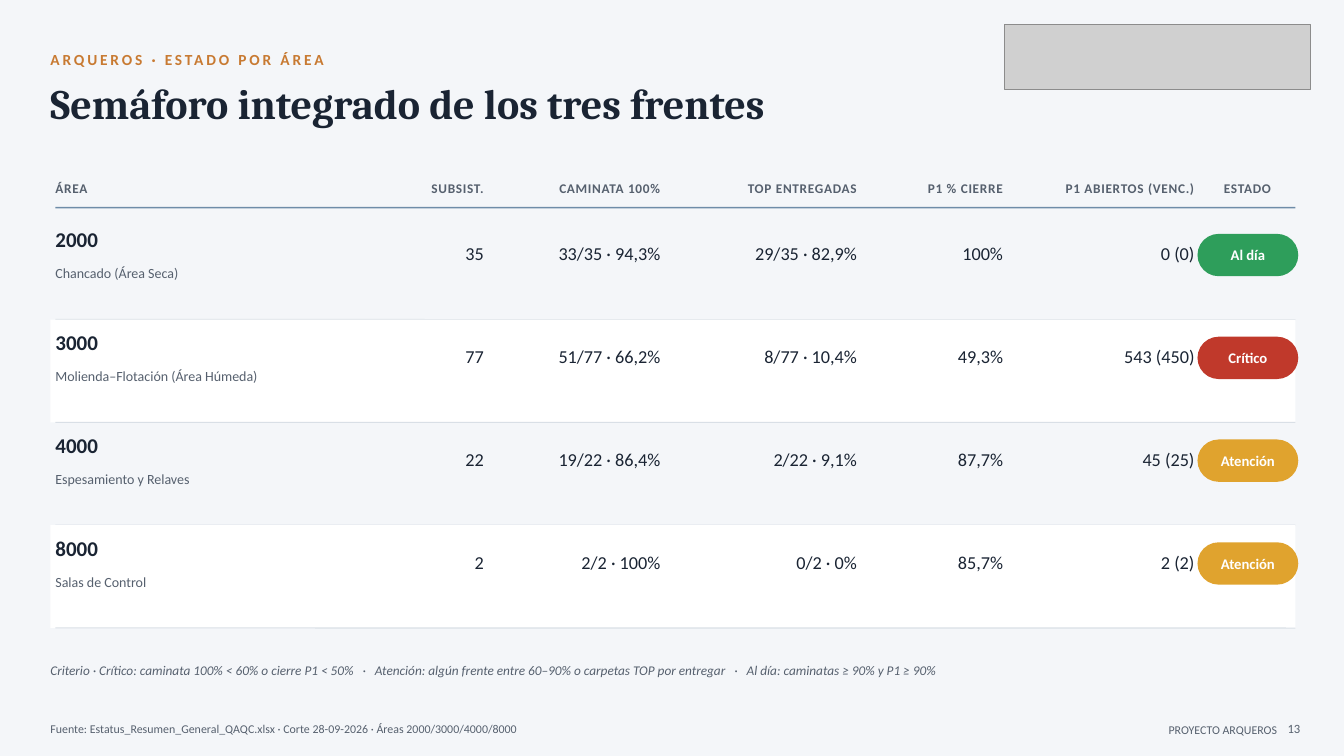
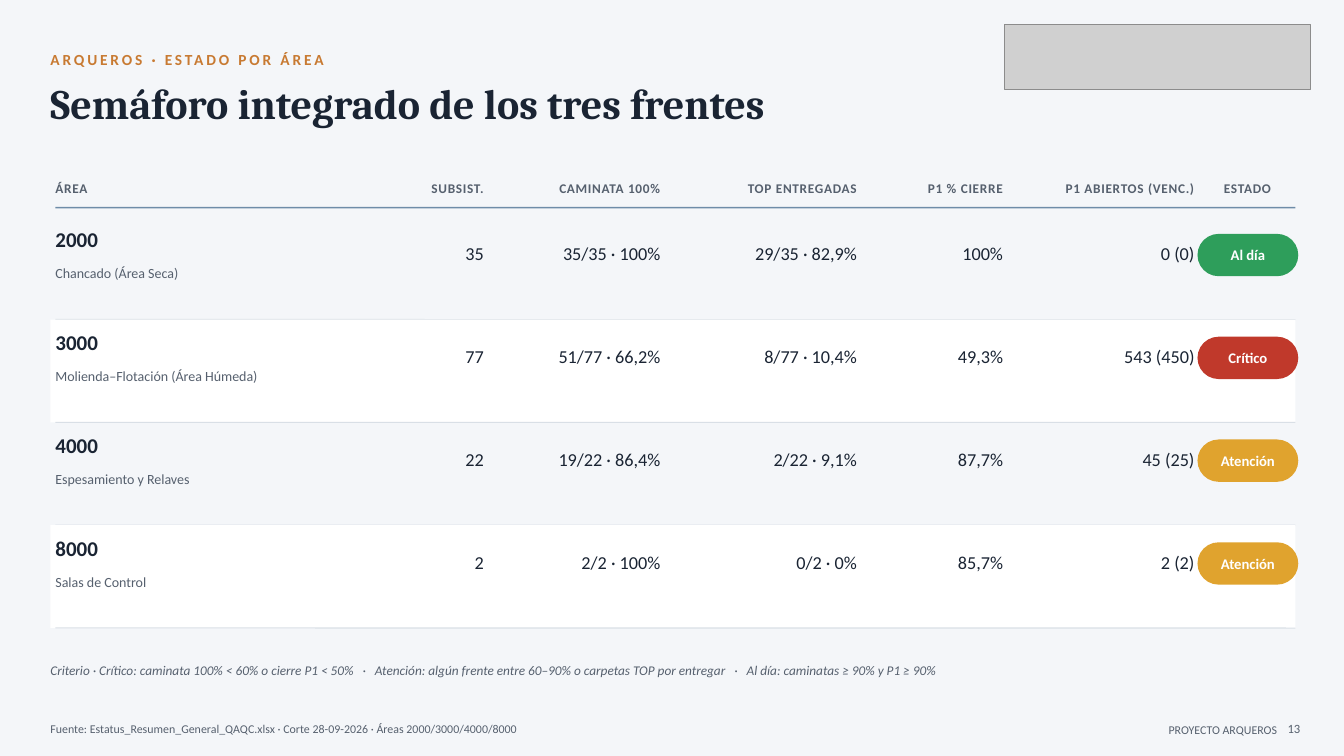
Before and after one commit to tdkvalex/Dashboard-HSEQ, a slide deck: slide 13 of panel_control_TOP_P1/Panel_Control_TOP_P1.pptx. Drawn at 1344x756 pixels with LibreOffice and Linux fonts; fonts in the diff are those of the drawing; grey boxes stand for pictures. Boxes give left, top, right and bottom in pixels: in the first picture for what was removed or moved away, otherwise in the second. Text is boxed around its words. In the diff, an @@ line names an element or a change of style, - is before the commit and + after.

```diff
--- a/panel_control_TOP_P1/Panel_Control_TOP_P1.pptx
+++ b/panel_control_TOP_P1/Panel_Control_TOP_P1.pptx
@@ text at bbox=[563, 247, 661, 261]: text changed @@
-33/35 · 94,3%
+35/35 · 100%
```
Also in this commit, not shown: 4 other slides changed, 4 other files.
